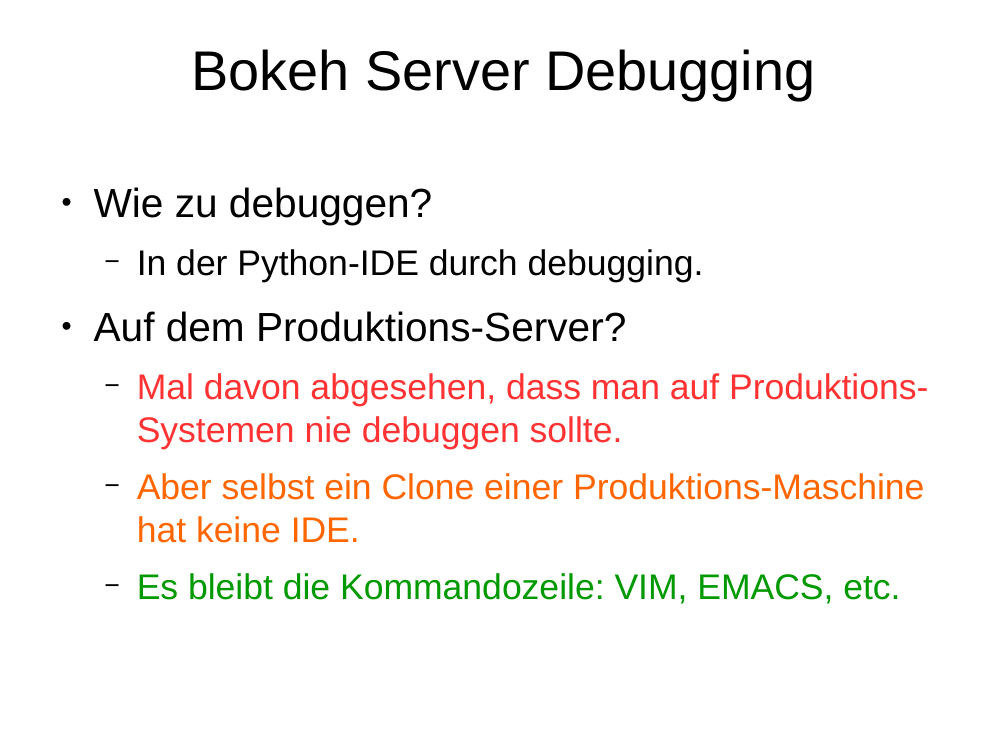
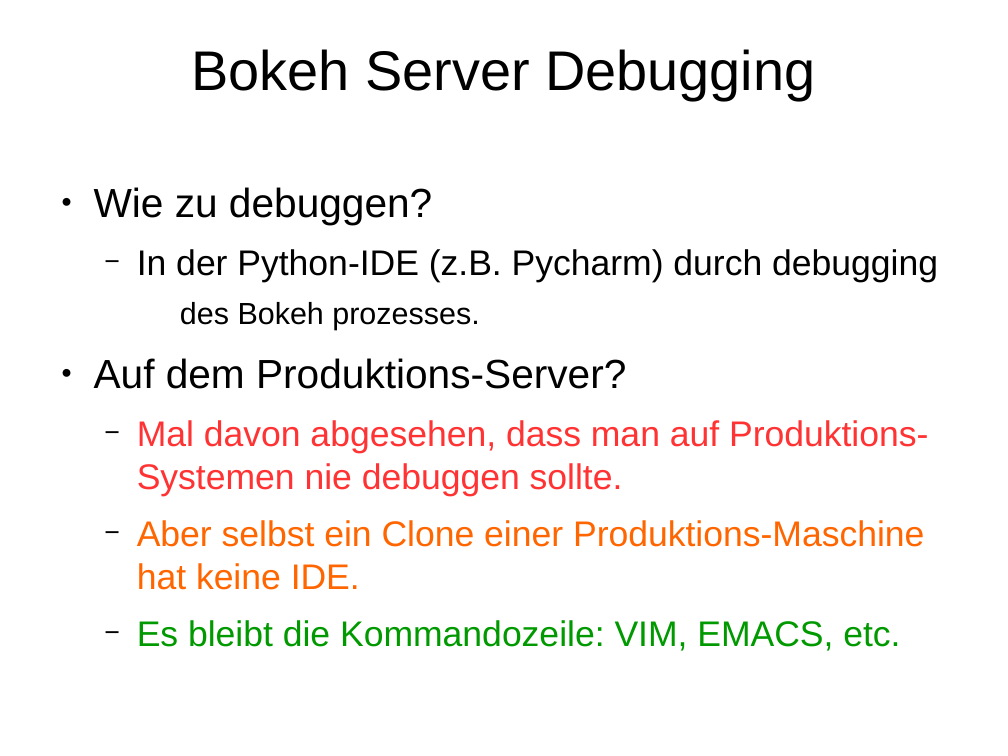
Before and after one commit to Inqbus/python_summit, a slide deck: slide 43 of vortrag/bokeh_sandra.odp. Drawn at 1008x756 pixels with LibreOffice and Linux fonts; fonts in the diff are those of the drawing. Boxes give left, top, right and bottom in pixels: in the first picture for what was removed or moved away, otherwise in the second. Text is boxed around its words. In the diff, an @@ line names an element or a change of style, - is before the commit and + after.

```diff
--- a/vortrag/bokeh_sandra.odp
+++ b/vortrag/bokeh_sandra.odp
@@ text at (137,249,938,329): text changed @@
-  − In der Python-IDE durch debugging.
+  − In der Python-IDE (z.B. Pycharm) durch debugging
+    des Bokeh prozesses.
```
Also in this commit, not shown: 10 other slides changed, 1 slide added, 1 slide removed.
